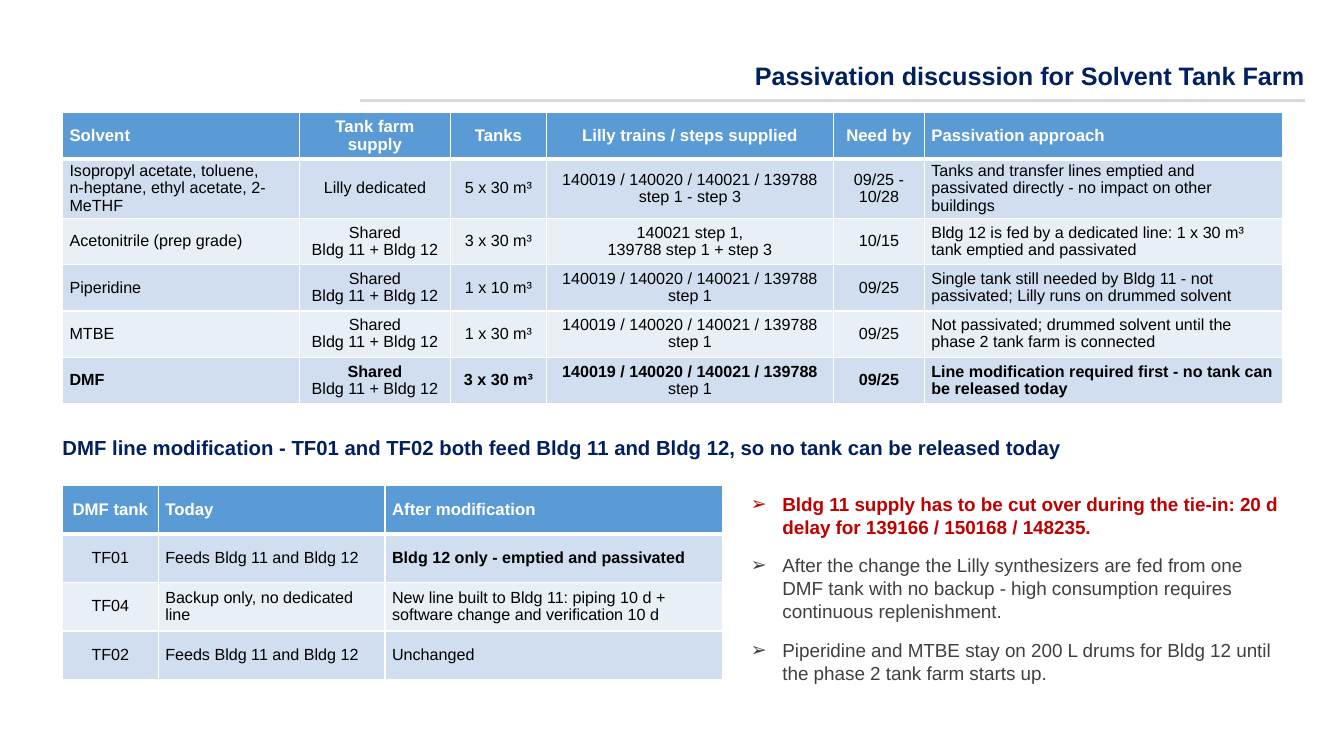
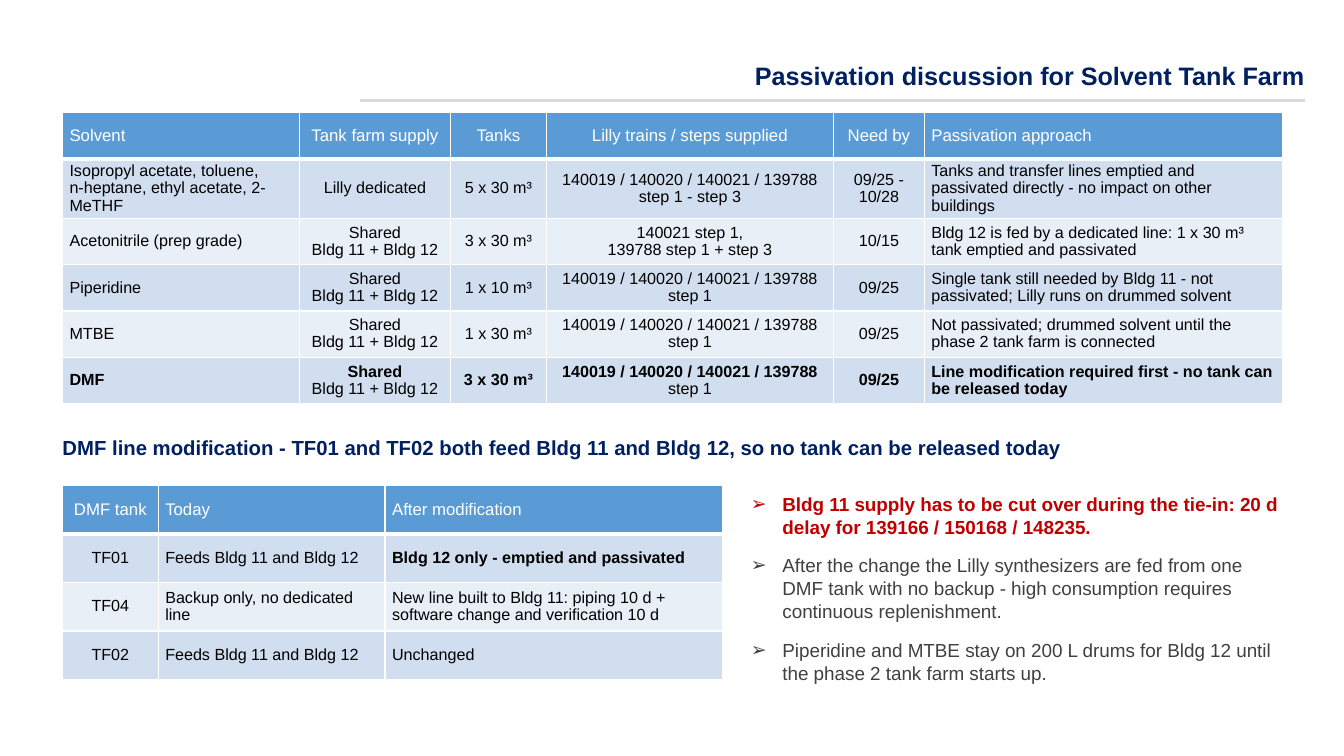
Before and after one commit to peterli0913/short-vedio, a slide deck: slide 2 of Fragments Passivation Plan and Timeline EN 09-18-2026.pptx. Drawn at 1344x756 pixels with LibreOffice and Linux fonts; fonts in the diff are those of the drawing; background and template pictures are left out. Boxes give left, top, right and bottom in pixels: in the first picture for what was removed or moved away, otherwise in the second. Text is boxed around its words. In the diff, an @@ line names an element or a change of style, - is before the commit and + after.

```diff
--- a/Fragments Passivation Plan and Timeline EN 09-18-2026.pptx
+++ b/Fragments Passivation Plan and Timeline EN 09-18-2026.pptx
@@ table at <box>63,113,1282,402</box> @@
@@ bold off in "Solvent", "Tank farm supply", "Tanks", "Lilly trains / steps supplied" and 2 more places @@
@@ table at <box>63,486,723,680</box> @@
@@ bold off in "DMF tank", "Today", "After modification" @@
```
Also in this commit, not shown: 1 other slide changed, 1 other file.
